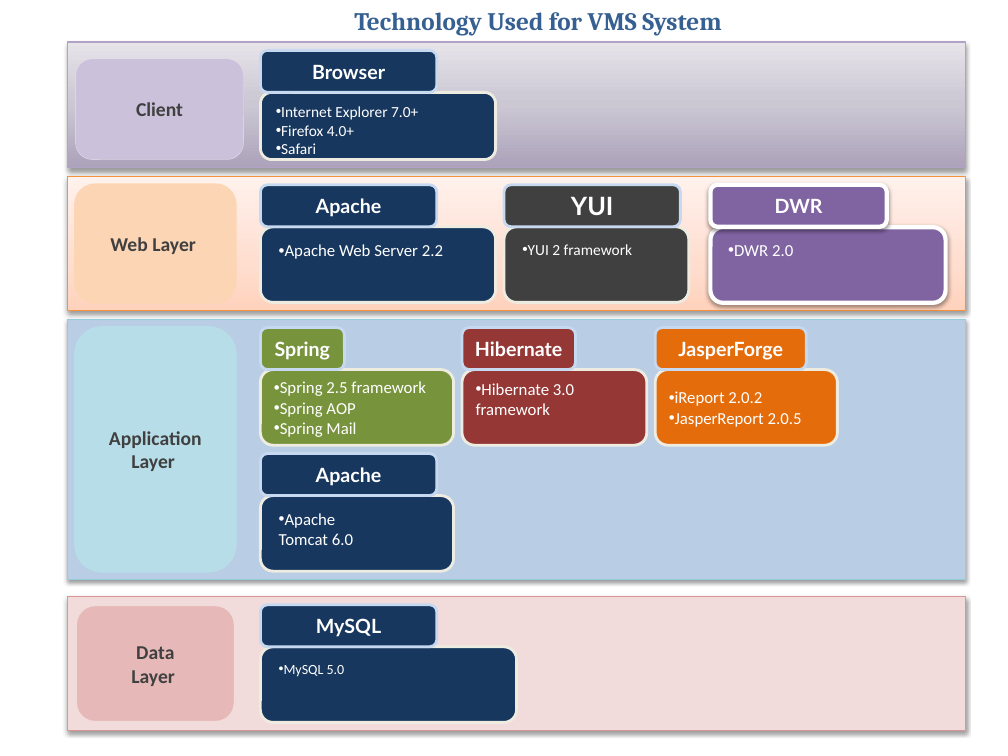
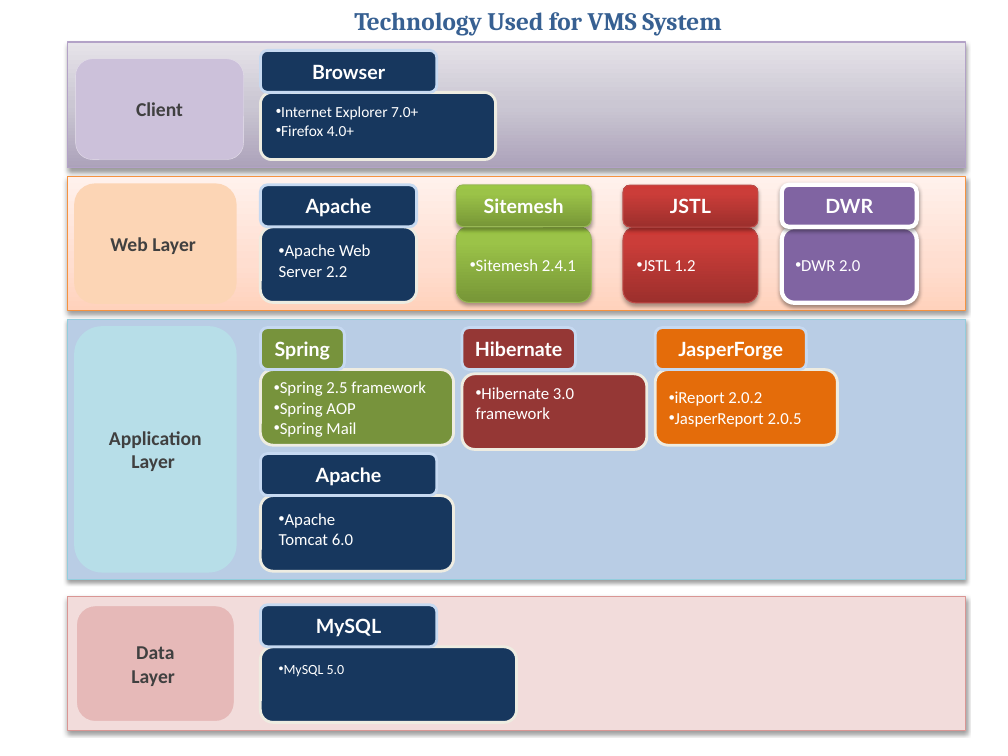
Before and after one commit to imireasa/mtech-se18-t08s, a slide deck: slide 2 of docs/W-9 Working Document/W-9.1 Team Members/W-9.1.5 Dio/2. Phase 2/VMS High level architecture.pptx. Drawn at 1008x756 pixels with LibreOffice and Linux fonts; fonts in the diff are those of the drawing. Boxes give left, top, right and bottom in pixels: in the first picture for what was removed or moved away, otherwise in the second. Text is boxed around its words. In the diff, an @@ line names an element or a change of style, - is before the commit and + after.

```diff
--- a/docs/W-9 Working Document/W-9.1 Team Members/W-9.1.5 Dio/2. Phase 2/VMS High level architecture.pptx
+++ b/docs/W-9 Working Document/W-9.1 Team Members/W-9.1.5 Dio/2. Phase 2/VMS High level architecture.pptx
@@ text at [281,143,316,159]: paragraph removed @@
-• Safari
@@ rounded rectangle "Apache": place and size @@
-rounded rectangle "Apache" at [260,184,436,227]
+rounded rectangle "Apache" at [260,184,416,227]
@@ rounded rectangle "Sitemesh": place and size @@
-rounded rectangle "Sitemesh" at [504,184,680,227]
+rounded rectangle "Sitemesh" at [457,184,592,227]
@@ rounded rectangle "Sitemesh" at [457,184,592,227]: fill #404040 to gradient #779737 to #9BC348 to #9DC746; outline #C6D9F1 2 pt to #98B955 0.75 pt; shadow on @@
@@ text in rounded rectangle at [484,198,564,213]: text changed; size 18 to 14 pt @@
-YUI
+Sitemesh
@@ rounded rectangle added at [623,185,758,228], fill gradient #9C2F2D to #CB3E3A to #CE3B37, outline #BF4C48 0.75 pt, 14 pt, text #FFFFFF, bold @@
+JSTL
@@ rounded rectangle "DWR": place and size @@
-rounded rectangle "DWR" at [711,184,887,227]
+rounded rectangle "DWR" at [782,184,917,227]
@@ rounded rectangle: place and size @@
-rounded rectangle at [260,227,495,302]
+rounded rectangle at [260,227,416,302]
@@ text "Apache Web Server 2.2" rewrapped from [285,244,443,259] to [279,244,370,277] @@
@@ rounded rectangle "Sitemesh 2.4.1": place and size @@
-rounded rectangle "Sitemesh 2.4.1" at [504,227,688,302]
+rounded rectangle "Sitemesh 2.4.1" at [457,227,592,302]
@@ rounded rectangle "Sitemesh 2.4.1" at [457,227,592,302]: fill #404040 to gradient #779737 to #9BC348 to #9DC746; outline #EEECE1 2 pt to #98B955 0.75 pt; shadow on @@
@@ rounded rectangle added at [623,227,758,302], fill gradient #9C2F2D to #CB3E3A to #CE3B37, outline #BF4C48 0.75 pt, 12 pt, text #FFFFFF @@
+• JSTL 1.2
@@ rounded rectangle removed at [711,227,946,302] @@
@@ rounded rectangle "DWR 2.0": place and size @@
-rounded rectangle "DWR 2.0" at [734,245,793,256]
+rounded rectangle "DWR 2.0" at [782,227,917,302]
@@ rounded rectangle "DWR 2.0" at [782,227,917,302]: vertical alignment top to middle; fill none to #8064A2; outline none to #FFFFFF 3 pt; shadow on @@
@@ text in rounded rectangle at [476,259,576,271]: text added @@
+• Sitemesh 2.4.1
@@ text removed at [528,244,632,255] @@
-• YUI 2 framework
@@ rounded rectangle "Hibernate 3.0 framework": place and size @@
-rounded rectangle "Hibernate 3.0 framework" at [462,370,646,446]
+rounded rectangle "Hibernate 3.0 framework" at [462,374,646,450]
```
Also in this commit, not shown: 3 other slides changed.
